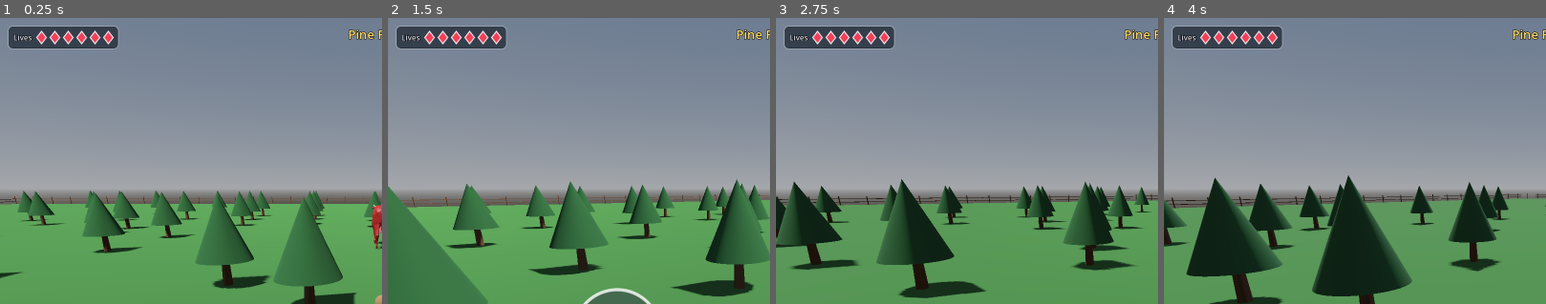
Above: before the commit, frames 1-4 (left to right).
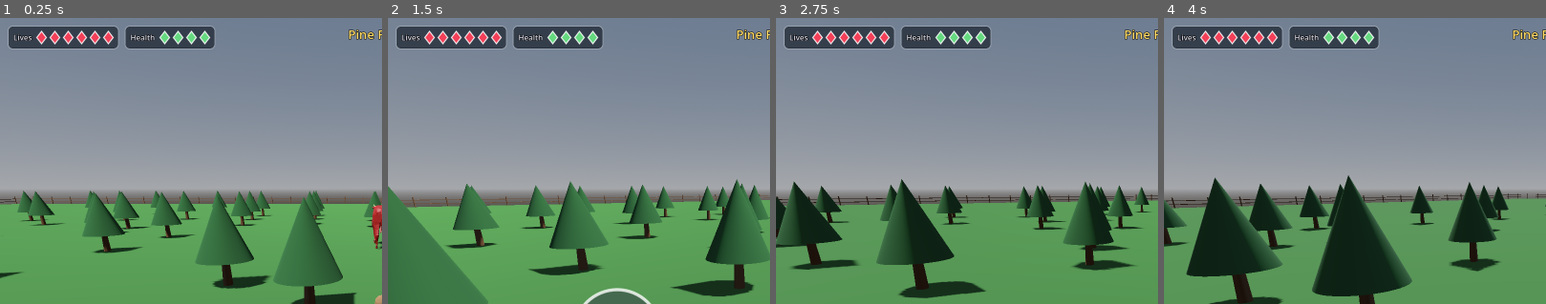
Above: after the commit, the same moments.

Repository: mattzollinhofer/cat_hunter_spike
Game: Godot game, scene res://main.tscn
Two runs of this game, one before a commit and one after it. Both use one fixed random seed, a clock stepped at 60 frames per second and the inputs below.
Inputs (mouse positions are % of the whole screen's width and height, from its top left):
- Up to frame 1 (0.25 s): no input
- Up to frame 2 (1.5 s): move the mouse to (72, 45) at 0.52 s; hold Right (ui_right) 0.53-1.25 s; hold Shift 0.53-1.25 s; click (72, 45) at 0.67 s; tap Space at 0.77 s; drag from (30, 55) to (45, 70) at 1.27 s
- Up to frame 3 (2.75 s): move the mouse to (60, 28) at 2.02 s; hold Right (ui_right) from 2.03 s (still down); hold B from 2.03 s (still down); click (60, 28) at 2.17 s
- Up to frame 4 (4 s): release Right (ui_right) at 2.75 s; release B at 2.75 s; drag from (45, 70) to (20, 35) at 2.77 s; move the mouse to (80, 65) at 3.52 s; hold Left (ui_left) from 3.53 s (still down); hold Alt from 3.53 s (still down); click (80, 65) at 3.67 s; tap Space at 3.77 s
The pictures show only the part of the screen within x 0-50%, y 0-50%; the shares and areas given below are measured in that part.

The runs differ from the first frame. In frame 1, 1.9% of the frame differs, in the area x 32-57%, y 2-11%; in frame 2, 1.9%; in frame 3, 1.9%; in frame 4, 1.9%.

Commit message:
Make the bull's headbutt hurt the fox
The bull chased and headbutted, but the fox never took a scratch, so the fight
could not be lost. The fox now has four health, shown as green diamonds beside
its lives at the top left. Every headbutt that lands costs one health, and when
all four are gone the fox loses a life and its health fills back up for the next
one.

The fight rules are the game designer's: four hits to a life. Nothing happens
yet when the last life runs out -- game over comes later.

Technical notes:

The bull emits `hit_cat` once per headbutt swing rather than per frame spent
touching the fox, so standing next to it costs one health per swing on the
existing cadence. The hunt owns the health-and-lives rule in take_damage(), the
HUD only displays what it is told, and main.gd connects the two, keeping the
same no-direct-references arrangement as the rest of the fight. A beaten bull
stops swinging, which the test also covers.

Co-Authored-By: Claude Opus 5 (1M context) <noreply@anthropic.com>

Diff:
--- a/boss.gd
+++ b/boss.gd
@@ -37,6 +37,7 @@
 const BLINK_RATE := 12.0   # flash blinks per second
 
 signal health_changed(lives: int, health: int)
+signal hit_cat  # a headbutt landed -> the fox loses one health
 signal defeated
 
 var _anim: AnimationPlayer
@@ -135,12 +136,15 @@
 		global_position += to_cat.normalized() * step
 		_locomote("Walk")
 	else:
-		# Close enough to attack: headbutt the fox on a gentle cadence.
+		# Close enough to attack: headbutt the fox on a gentle cadence. Each
+		# headbutt lands, so the fox loses one health per swing rather than per
+		# frame spent standing next to the bull.
 		_headbutt_timer -= delta
 		if _headbutt_timer <= 0.0:
 			_headbutt_timer = HEADBUTT_GAP
 			if _anim.has_animation("Attack_Headbutt"):
 				_anim.play("Attack_Headbutt")
+			hit_cat.emit()
 		else:
 			_locomote(_idle_anim)
 
--- a/hud.gd
+++ b/hud.gd
@@ -17,6 +17,7 @@
 	const DIAMOND_SIZE := Vector2(20, 26)
 	const DIAMOND_GAP := 8.0
 
+	var diamond_color := Color(0.95, 0.25, 0.35)
 	var _lives := 0
 
 	func set_lives(lives: int) -> void:
@@ -40,7 +41,7 @@
 				Vector2(cx, DIAMOND_SIZE.y),
 				Vector2(left, DIAMOND_SIZE.y / 2.0),
 			])
-			draw_colored_polygon(points, Color(0.95, 0.25, 0.35))
+			draw_colored_polygon(points, diamond_color)
 			draw_polyline(PackedVector2Array([points[0], points[1], points[2], points[3], points[0]]),
 				Color(1, 1, 1, 0.9), 2.0, true)
 
@@ -158,13 +159,17 @@
 var _pause_button: PauseButton
 var _pause_overlay: PauseOverlay
 var _win_label: Label
+var _fox_health_display: LivesDisplay
 var _top_bar: HBoxContainer
+
+const FOX_START_HEALTH := 4
 
 func _ready() -> void:
 	process_mode = Node.PROCESS_MODE_ALWAYS
 	_build_level_title()
 	_build_top_bar()
 	_build_lives()
+	_build_fox_health()
 	_build_tasks()
 	_build_pause_button()
 	_build_pause_overlay()
@@ -210,6 +215,29 @@
 ## Test getter for the win banner's visibility.
 func is_win_shown() -> bool:
 	return _win_label.visible
+
+## Sets how many health icons the fox shows.
+func set_fox_health(health: int) -> void:
+	_fox_health_display.set_lives(health)
+
+## Test getter for the fox's displayed health.
+func get_fox_health() -> int:
+	return _fox_health_display.get_lives()
+
+func _build_fox_health() -> void:
+	# The fox's own health, in green diamonds right next to the lives, so both read
+	# as one status row. Distinct color from the red lives.
+	var panel := PanelContainer.new()
+	panel.add_theme_stylebox_override("panel", _make_panel_style())
+	var hbox := HBoxContainer.new()
+	hbox.add_theme_constant_override("separation", 10)
+	panel.add_child(hbox)
+	hbox.add_child(_make_label("Health", 16, Color(0.85, 0.85, 0.9)))
+	_fox_health_display = LivesDisplay.new()
+	_fox_health_display.diamond_color = Color(0.4, 0.85, 0.5)
+	hbox.add_child(_fox_health_display)
+	_top_bar.add_child(panel)
+	_fox_health_display.set_lives(FOX_START_HEALTH)
 
 func _build_win_banner() -> void:
 	# Hidden until the bull is beaten, then a big celebratory banner over the game.
@@ -241,8 +269,7 @@
 	add_child(_level_label)
 
 func _build_top_bar() -> void:
-	# A top-left row that holds the lives and anything else that belongs beside
-	# them, so status readouts line up instead of each anchoring itself.
+	# A top-left row that holds the lives and the fox's health side by side.
 	_top_bar = HBoxContainer.new()
 	_top_bar.add_theme_constant_override("separation", 12)
 	_top_bar.anchor_left = 0.0
--- a/hunt.gd
+++ b/hunt.gd
@@ -9,10 +9,14 @@
 
 signal progress_changed(kills: int, goal: int)
 signal lives_changed(lives: int)
+signal health_changed(health: int)
 signal goal_reached
 
 const DEFAULT_GOAL := 5
 const DEFAULT_LIVES := 6
+## Health within one life. Four hits from the bull empty a life (the game's young
+## designer set this), then the health refills for the next life.
+const HEALTH_PER_LIFE := 4
 const DEFAULT_FIRST_SPAWN := Vector3(0, 0.5, -6)
 const DEFAULT_SPAWN_RADIUS_MIN := 6.0
 const DEFAULT_SPAWN_RADIUS_MAX := 12.0
@@ -20,6 +24,7 @@
 var kills := 0
 var goal := DEFAULT_GOAL
 var lives := DEFAULT_LIVES
+var health := HEALTH_PER_LIFE
 
 var _cat: Node3D
 var _world: Node3D
@@ -39,6 +44,19 @@
 	_spawn_prey()
 	progress_changed.emit(kills, goal)
 	lives_changed.emit(lives)
+	health_changed.emit(health)
+
+## Takes one hit off the fox -- currently only the bull's headbutt does this.
+## Emptying the health costs a life and refills the health for that new life.
+func take_damage() -> void:
+	if lives <= 0:
+		return
+	health -= 1
+	if health <= 0:
+		lives = maxi(lives - 1, 0)
+		health = HEALTH_PER_LIFE
+		lives_changed.emit(lives)
+	health_changed.emit(health)
 
 func _spawn_prey() -> void:
 	var prey := CharacterBody3D.new()
--- a/main.gd
+++ b/main.gd
@@ -167,8 +167,8 @@
 		_boss = boss
 
 func _build_camera() -> void:
-	# Orbit camera: trails the cat, swings around behind it as it moves, and can
-	# be aimed by hand with a left-drag. All of that lives in camera_rig.gd.
+	# Orbit camera: trails the cat and swings around it on a left-drag. The
+	# following and the mouse-look both live in camera_rig.gd.
 	_camera_rig = CameraRig.new()
 	add_child(_camera_rig)
 	_camera_rig.setup(_cat)
@@ -206,6 +206,10 @@
 	_hunt.goal_reached.connect(_boss.activate)
 	_boss.health_changed.connect(_hud.set_boss_health)
 	_boss.defeated.connect(_hud.show_win)
+	# The bull's headbutt costs the fox one health; the hunt owns that rule and the
+	# HUD just shows the result.
+	_boss.hit_cat.connect(_hunt.take_damage)
+	_hunt.health_changed.connect(_hud.set_fox_health)
 
 func _build_touch_controls() -> void:
 	var touch := CanvasLayer.new()
--- /dev/null
+++ b/tests/test_fox_damage.gd
@@ -0,0 +1,118 @@
+extends Node3D
+## Headless test: the bull's headbutt costs the fox one health, and emptying all
+## four health costs the fox one life and refills the health. Exits 0/1.
+##
+## A Node3D root because hunt.setup() spawns prey into the world it is handed.
+
+const Boss := preload("res://boss.gd")
+const Hunt := preload("res://hunt.gd")
+
+const START_LIVES := 6
+const FRAME_CAP := 4000  # plenty of frames for one headbutt cadence to come round
+
+func _ready() -> void:
+	call_deferred("_run")
+
+func _run() -> void:
+	var failures: Array[String] = []
+	failures.append_array(await _test_health_and_lives_rules())
+	failures.append_array(await _test_bull_headbutt_costs_health())
+
+	if failures.is_empty():
+		print("PASS: a bull headbutt costs the fox health, and empty health costs a life")
+		get_tree().quit(0)
+	else:
+		for f in failures:
+			printerr("FAIL: ", f)
+		get_tree().quit(1)
+
+func _test_health_and_lives_rules() -> Array[String]:
+	var failures: Array[String] = []
+	var hunt := await _make_hunt()
+
+	var reported_health: Array[int] = []
+	hunt.health_changed.connect(func(health: int) -> void: reported_health.append(health))
+	var reported_lives: Array[int] = []
+	hunt.lives_changed.connect(func(lives: int) -> void: reported_lives.append(lives))
+
+	hunt.take_damage()
+	if hunt.health != Hunt.HEALTH_PER_LIFE - 1:
+		failures.append("one hit should cost one health, health is %d" % hunt.health)
+	if hunt.lives != START_LIVES:
+		failures.append("one hit should not cost a life, lives is %d" % hunt.lives)
+	if reported_health != [Hunt.HEALTH_PER_LIFE - 1]:
+		failures.append("health change was not reported once, got %s" % [reported_health])
+
+	# Emptying the last health costs a life, and the health refills for that life.
+	for _i in Hunt.HEALTH_PER_LIFE - 1:
+		hunt.take_damage()
+	if hunt.lives != START_LIVES - 1:
+		failures.append("empty health should cost one life, lives is %d" % hunt.lives)
+	if hunt.health != Hunt.HEALTH_PER_LIFE:
+		failures.append("health should refill after losing a life, health is %d" % hunt.health)
+	if reported_lives != [START_LIVES - 1]:
+		failures.append("life change was not reported once, got %s" % [reported_lives])
+
+	hunt.queue_free()
+	await get_tree().process_frame
+	return failures
+
+func _test_bull_headbutt_costs_health() -> Array[String]:
+	var failures: Array[String] = []
+	var floor_body := StaticBody3D.new()
+	floor_body.collision_layer = 1
+	var floor_col := CollisionShape3D.new()
+	floor_col.shape = WorldBoundaryShape3D.new()
+	floor_body.add_child(floor_col)
+	add_child(floor_body)
+
+	var cat := CharacterBody3D.new()
+	cat.set_script(load("res://cat_controller.gd"))
+	cat.position = Vector3(0, 1, 0)
+	add_child(cat)
+
+	var boss := Boss.new()
+	add_child(boss)
+	boss.setup(Color(0.5, 0.1, 0.1), 0.75)
+	boss.global_position = Vector3(0, 0, -1.5)  # already nose to nose with the fox
+	boss.activate()
+
+	# Counted into an array, not an int: a GDScript lambda captures a local number
+	# by value, so `hits += 1` inside one would never reach this scope.
+	var hits: Array[int] = []
+	boss.hit_cat.connect(func() -> void: hits.append(1))
+	for _i in FRAME_CAP:
+		if not hits.is_empty():
+			break
+		await get_tree().process_frame
+	if hits.is_empty():
+		failures.append("a bull standing on the fox never landed a headbutt")
+
+	# A defeated bull stops hitting; the fight is over.
+	while not boss.is_defeated():
+		boss.hit()
+	hits.clear()
+	for _i in FRAME_CAP:
+		await get_tree().process_frame
+		if not hits.is_empty():
+			break
+	if not hits.is_empty():
+		failures.append("a beaten bull kept headbutting the fox")
+
+	boss.queue_free()
+	cat.queue_free()
+	floor_body.queue_free()
+	await get_tree().process_frame
+	return failures
+
+## A hunt wired to a bare cat, so the fox's health and lives rules can be
+## exercised without the rest of the game.
+func _make_hunt() -> Node:
+	var cat := CharacterBody3D.new()
+	cat.set_script(load("res://cat_controller.gd"))
+	add_child(cat)
+	var hunt := Hunt.new()
+	add_child(hunt)
+	hunt.setup(cat, self, {"goal": 5, "lives": START_LIVES})
+	await get_tree().process_frame
+	return hunt
--- /dev/null
+++ b/tests/test_fox_damage.tscn
@@ -0,0 +1,6 @@
+[gd_scene load_steps=2 format=3]
+
+[ext_resource type="Script" path="res://tests/test_fox_damage.gd" id="1_fox_damage"]
+
+[node name="TestFoxDamage" type="Node3D"]
+script = ExtResource("1_fox_damage")
Not shown, added: tests/test_fox_damage.gd.uid
